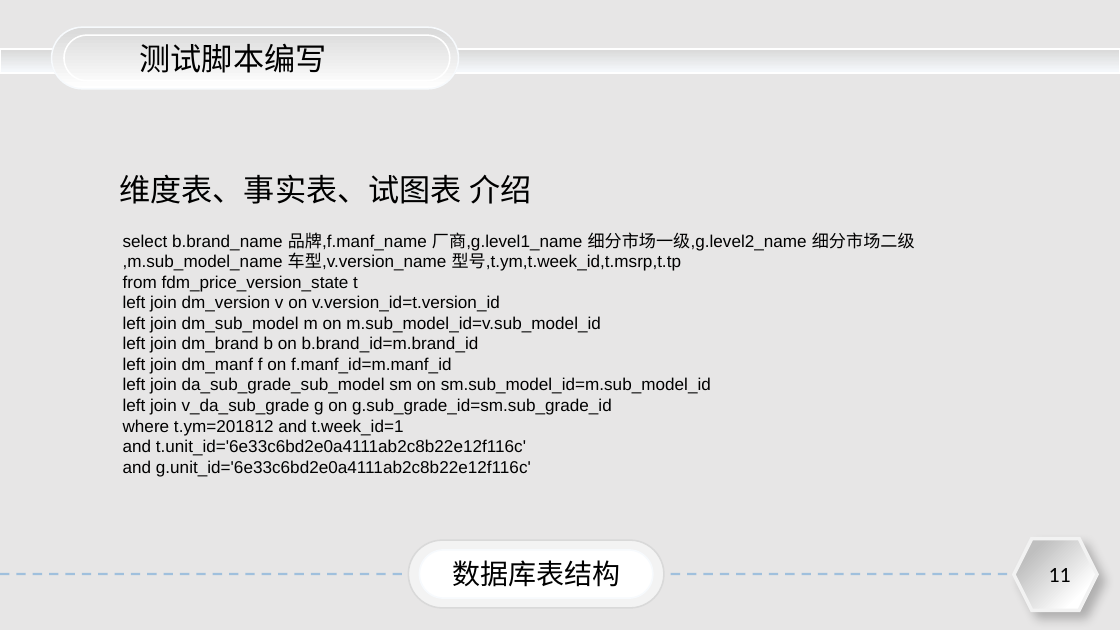
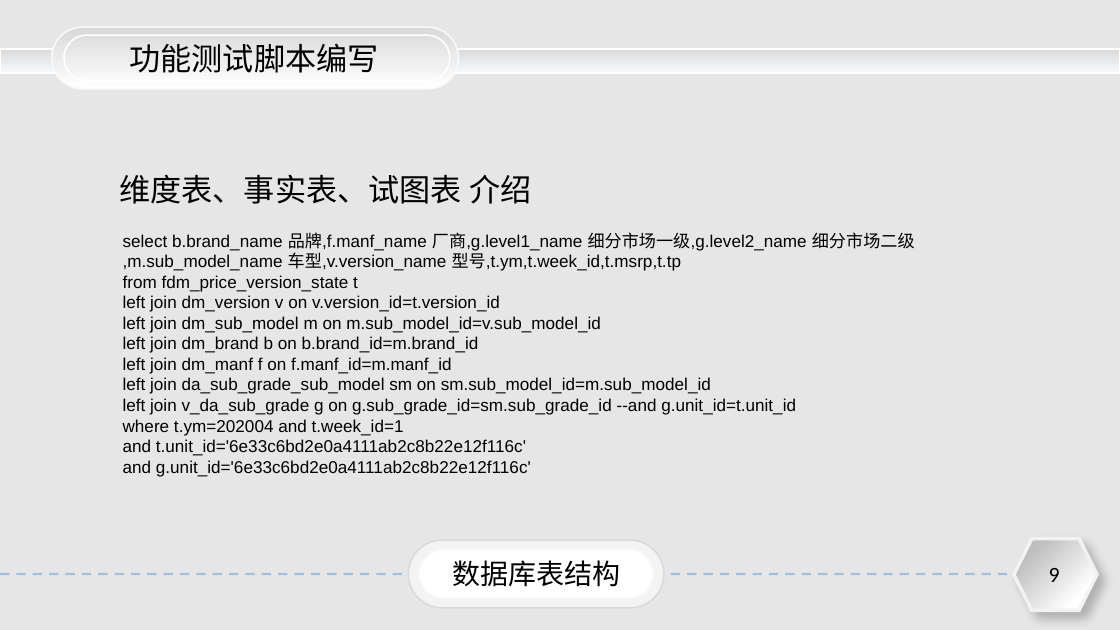
Before and after one commit to jimmyue/skills, a slide deck: slide 9 of 如何用SQL编写测试用例.pptx (slide 11 before the commit). Drawn at 1120x630 pixels with LibreOffice and Linux fonts; fonts in the diff are those of the drawing. Boxes give left, top, right and bottom in pixels: in the first picture for what was removed or moved away, otherwise in the second. Text is boxed around its words. In the diff, an @@ line names an element or a change of style, - is before the commit and + after.

```diff
--- a/如何用SQL编写测试用例.pptx
+++ b/如何用SQL编写测试用例.pptx
@@ text at (x1=129, y1=43, x2=378, y2=73): text changed @@
-测试脚本编写
+功能测试脚本编写
@@ text at (x1=123, y1=398, x2=796, y2=436): text changed @@
-left join v_da_sub_grade g on g.sub_grade_id=sm.sub_grade_id
-where t.ym=201812 and t.week_id=1
+left join v_da_sub_grade g on g.sub_grade_id=sm.sub_grade_id --and g.unit_id=t.unit_id
+where t.ym=202004 and t.week_id=1
@@ page number at (x1=1049, y1=568, x2=1060, y2=582): text changed @@
-11
+9
```
Also in this commit, not shown: 8 other slides changed, 8 slides added, 3 slides removed.
